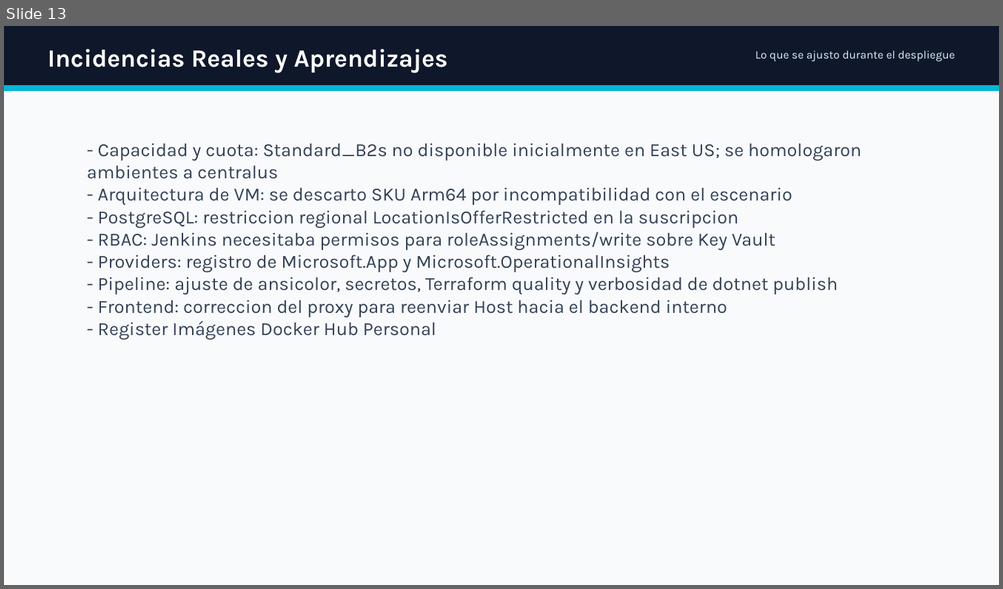
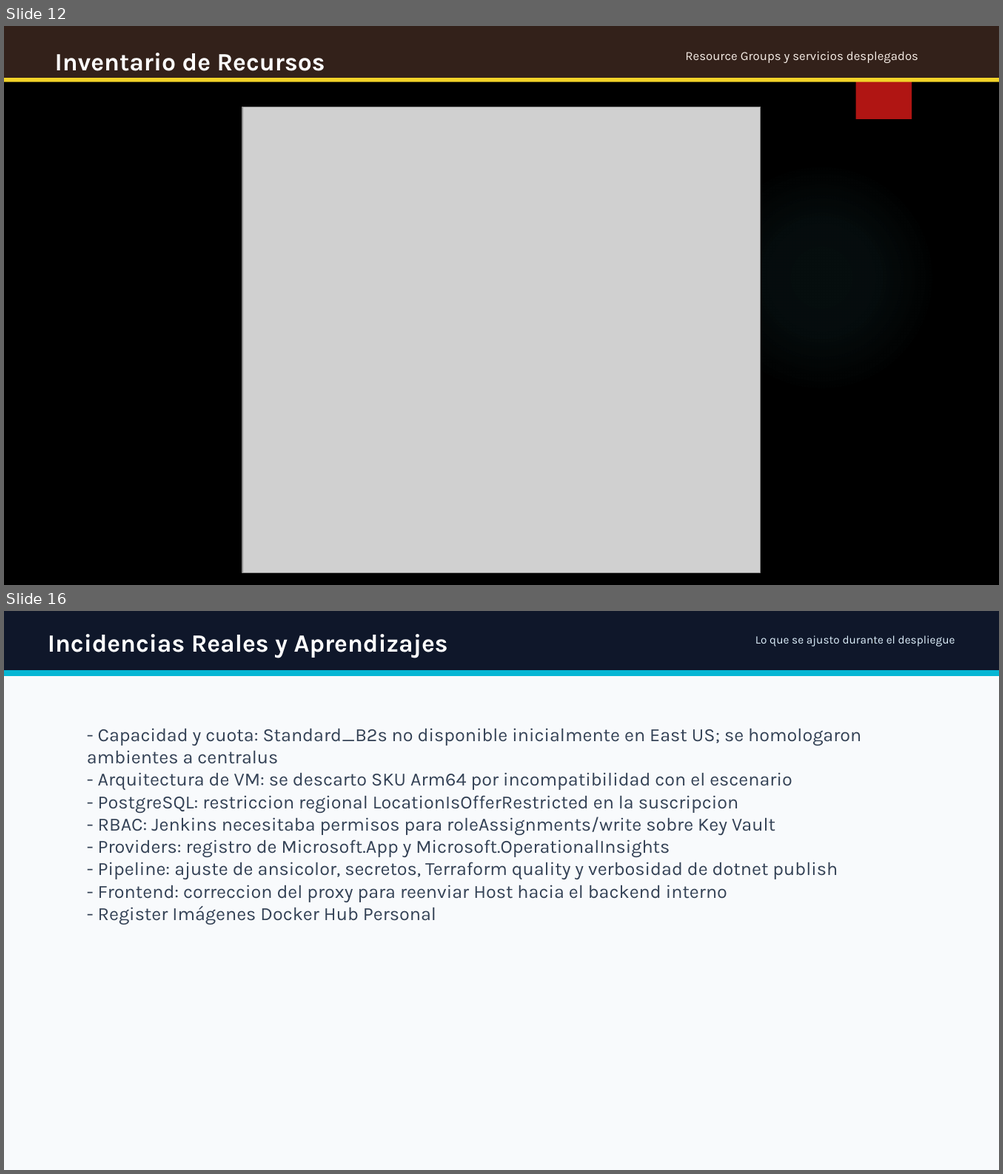
Before and after one commit to ti-devops-diplomado/ti-garantias, a slide deck: docs/Presentacion_Ti_Garantias_DevOps_final_con_gestion_trabajo_github.pptx. Shown one above the other, each under a label of ours: slide 13 before the commit, slides 12 and 16 after it; the slides between them are not shown. The pictures are 1003x589 and 1003x1174 pixels, drawn with LibreOffice and Linux fonts; fonts in the diff are those of the drawing; grey boxes stand for pictures; background and template pictures are left out. Boxes give left, top, right and bottom in pixels: in the first picture for what was removed or moved away, otherwise in the second. Text is boxed around its words. In the diff, an @@ line names an element or a change of style, - is before the commit and + after.

```diff
--- a/docs/Presentacion_Ti_Garantias_DevOps_final_con_gestion_trabajo_github.pptx
+++ b/docs/Presentacion_Ti_Garantias_DevOps_final_con_gestion_trabajo_github.pptx
@@ slide 12 added at <box>4,26,999,585</box>, background picture (left out); not listed: 1 template element that a slide beside it also shows @@
@@ rectangle added at <box>4,26,999,78</box>, fill #33211A @@
@@ text added at <box>55,53,325,71</box>, 24 pt, text #FFFFFF, bold @@
+Inventario de Recursos
@@ text added at <box>685,51,918,63</box>, 12 pt, text #F7EEE7 @@
+Resource Groups y servicios desplegados
@@ rectangle added at <box>4,78,999,82</box>, fill #F2D329 @@
@@ picture added at <box>242,107,760,573</box> @@
@@ ellipse added at <box>706,163,936,392</box>, fill gradient #50B9C1 @@
@@ what was slide 13 is now slide 16 @@
```
Also in this commit, not shown: 3 slides changed, 8 other slides added, 6 slides removed, 5 other files.
